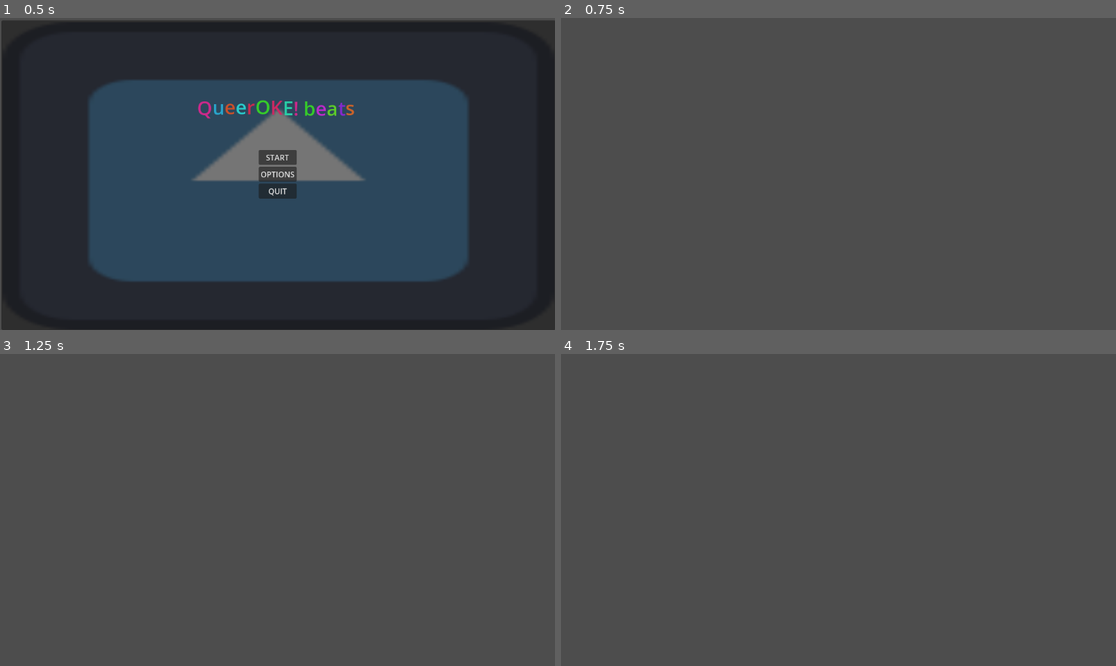
Above: before the commit, frames 1-4 (two rows, left to right).
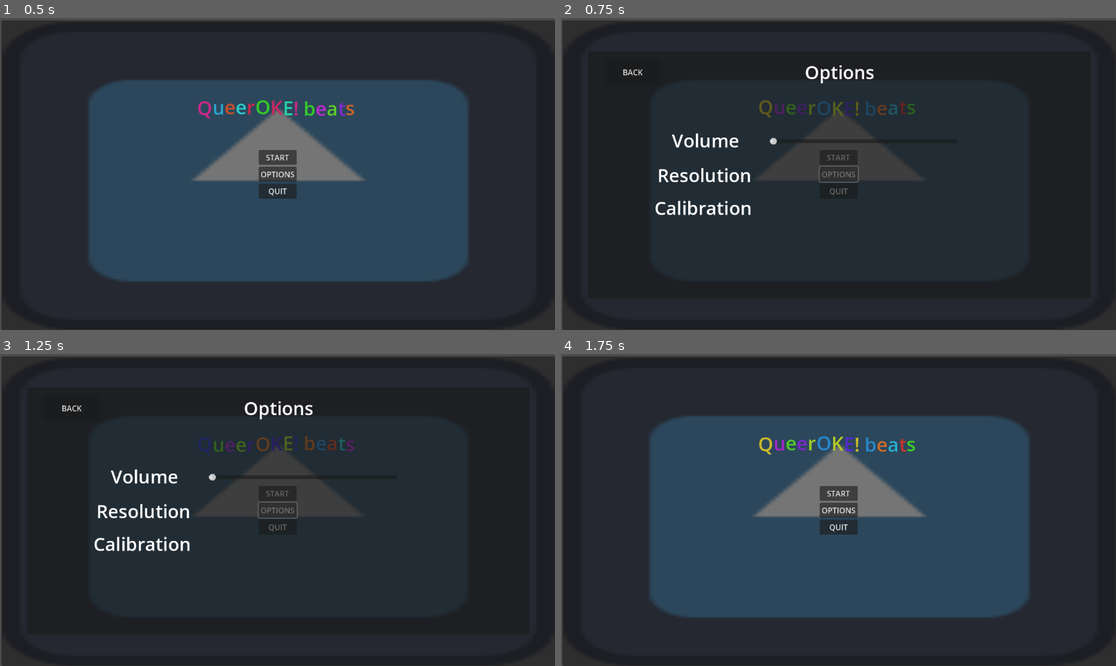
Above: after the commit, the same moments.

Repository: embdevv/queeroke-beats
Game: Godot game, scene res://scenes/menu.tscn
The game is run twice, just before and just after one commit, with the same random seed, the same clock (stepped at 60 frames per second) and the same inputs. The engine's default icon, where the game draws it, is replaced by a stand-in: a white triangle on a blue panel in a dark square.
Inputs (mouse positions are in pixels of both pictures, inside the frame that each line leads up to):
- Up to frame 1 (0.5 s): no input
- Up to frame 2 (0.75 s): click "OPTIONS" at 0.5 s
- Up to frame 3 (1.25 s): no input
- Up to frame 4 (1.75 s): click (633, 407) at 1.25 s, where only the run after the commit has a clickable "BACK"

Frame 1 is identical in both runs. In frame 2, 96% of the frame differs, in the area x 0-100%, y 0-100%; in frame 3, 96%; in frame 4, 98%.

Commit message:
added options

Diff:
--- a/scenes/menu.tscn
+++ b/scenes/menu.tscn
@@ -59,7 +59,7 @@
 layout_mode = 2
 text = "QUIT"
 
-[node name="RichTextLabel" type="RichTextLabel" parent="."]
+[node name="Title" type="RichTextLabel" parent="."]
 layout_mode = 1
 anchors_preset = 5
 anchor_left = 0.5
@@ -73,6 +73,92 @@
 bbcode_enabled = true
 text = "[wave] [rainbow] QueerOKE! beats [/rainbow] [/wave]"
 
+[node name="Options" type="Panel" parent="."]
+layout_mode = 1
+anchors_preset = 8
+anchor_left = 0.5
+anchor_top = 0.5
+anchor_right = 0.5
+anchor_bottom = 0.5
+offset_left = -520.0
+offset_top = -255.0
+offset_right = 523.0
+offset_bottom = 258.0
+grow_horizontal = 2
+grow_vertical = 2
+
+[node name="optionsLabel" type="Label" parent="Options"]
+layout_mode = 1
+anchors_preset = 5
+anchor_left = 0.5
+anchor_right = 0.5
+offset_left = -416.0
+offset_top = 17.0
+offset_right = 417.0
+offset_bottom = 70.0
+grow_horizontal = 2
+theme_override_font_sizes/font_size = 38
+text = "Options"
+horizontal_alignment = 1
+
+[node name="volumeLabel" type="Label" parent="Options"]
+layout_mode = 1
+anchors_preset = 5
+anchor_left = 0.5
+anchor_right = 0.5
+offset_left = -475.5
+offset_top = 159.0
+offset_right = -79.5
+offset_bottom = 212.0
+grow_horizontal = 2
+theme_override_font_sizes/font_size = 38
+text = "Volume"
+horizontal_alignment = 1
+
+[node name="HSlider" type="HSlider" parent="Options/volumeLabel"]
+layout_mode = 0
+offset_left = 331.0
+offset_top = 15.0
+offset_right = 722.0
+offset_bottom = 42.0
+
+[node name="resolutionLabel" type="Label" parent="Options"]
+layout_mode = 1
+anchors_preset = 5
+anchor_left = 0.5
+anchor_right = 0.5
+offset_left = -477.5
+offset_top = 231.0
+offset_right = -81.5
+offset_bottom = 284.0
+grow_horizontal = 2
+theme_override_font_sizes/font_size = 38
+text = "Resolution"
+horizontal_alignment = 1
+
+[node name="calibrationLabel" type="Label" parent="Options"]
+layout_mode = 1
+anchors_preset = 5
+anchor_left = 0.5
+anchor_right = 0.5
+offset_left = -480.5
+offset_top = 299.0
+offset_right = -84.5
+offset_bottom = 352.0
+grow_horizontal = 2
+theme_override_font_sizes/font_size = 38
+text = "Calibration"
+horizontal_alignment = 1
+
+[node name="backButton" type="Button" parent="Options"]
+layout_mode = 0
+offset_left = 35.0
+offset_top = 17.0
+offset_right = 151.0
+offset_bottom = 70.0
+text = "BACK"
+
 [connection signal="pressed" from="VBoxContainer/startButton" to="." method="_on_start_button_pressed"]
 [connection signal="pressed" from="VBoxContainer/optionsButton" to="." method="_on_options_button_pressed"]
 [connection signal="pressed" from="VBoxContainer/quitButton" to="." method="_on_quit_button_pressed"]
+[connection signal="pressed" from="Options/backButton" to="." method="_on_back_button_pressed"]
--- a/scenes/options.tscn
+++ /dev/null
@@ -1,9 +0,0 @@
-[gd_scene format=3 uid="uid://d3oxcq2ue8t3n"]
-
-[node name="Control" type="Control"]
-layout_mode = 3
-anchors_preset = 15
-anchor_right = 1.0
-anchor_bottom = 1.0
-grow_horizontal = 2
-grow_vertical = 2
--- a/scenes/game.tscn
+++ b/scenes/songSelect.tscn
@@ -1,3 +1,3 @@
 [gd_scene format=3 uid="uid://by66ur1p4r66j"]
 
-[node name="Game" type="Node2D"]
+[node name="songSelect" type="Node2D"]
--- a/scripts/menu.gd
+++ b/scripts/menu.gd
@@ -1,10 +1,18 @@
 extends Control
+@onready var options: Panel = $Options
+
+func _ready() -> void:
+	options.hide()
+	print("hello")
 
 func _on_start_button_pressed() -> void:
-	get_tree().change_scene_to_file("res://scenes/game.tscn")
+	get_tree().change_scene_to_file("res://scenes/songSelect.tscn")
 
 func _on_options_button_pressed() -> void:
-	get_tree().change_scene_to_file("res://scenes/options.tscn")
+	options.show()
 
 func _on_quit_button_pressed() -> void:
 	get_tree().quit()
+
+func _on_back_button_pressed() -> void:
+	options.hide()
